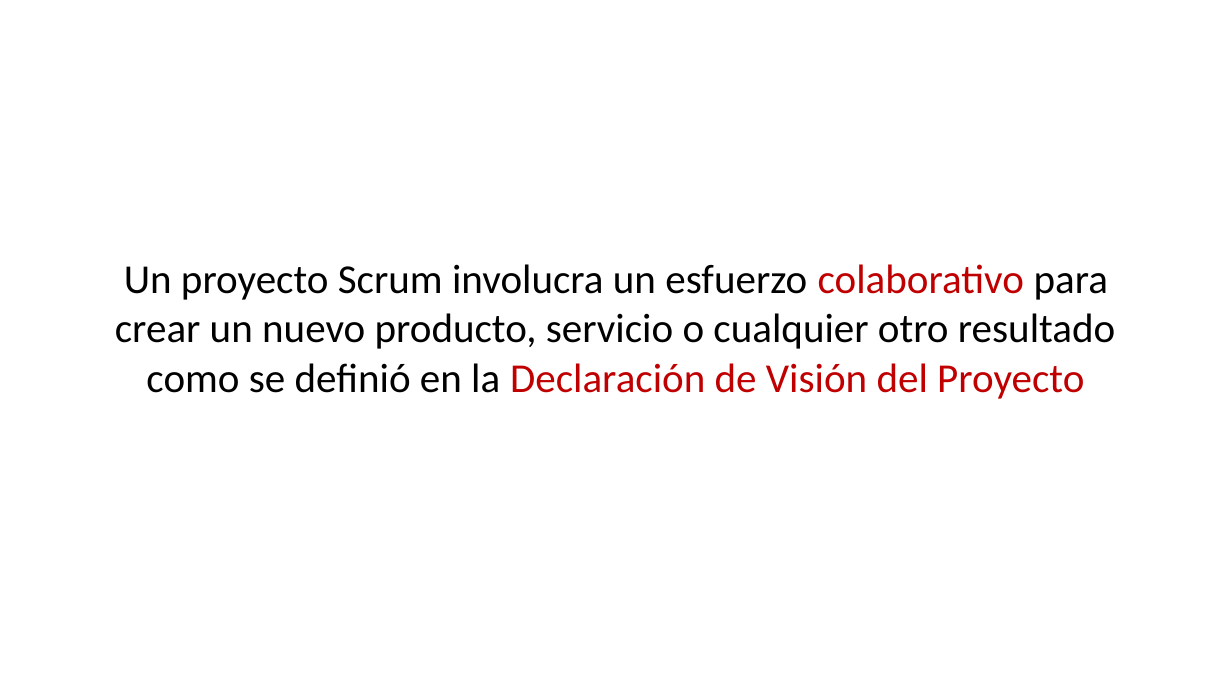
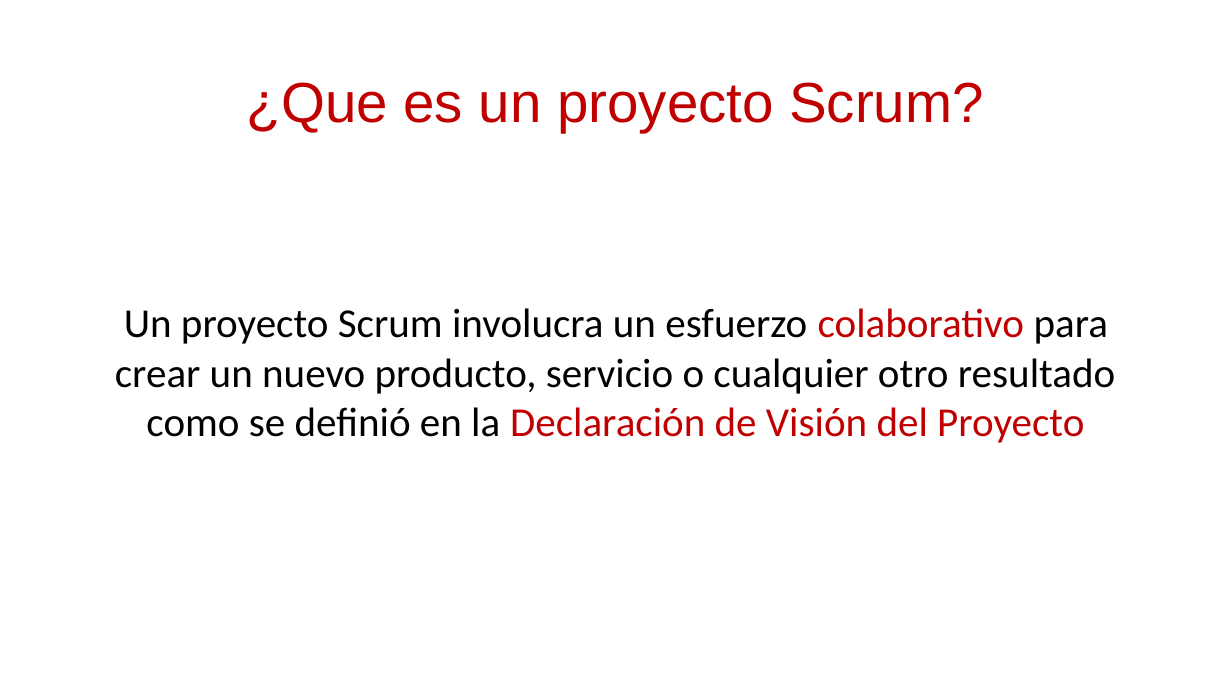
Before and after one commit to daniiel/cursos, a slide deck: slide 23 of Scrum/introduccion a scrum.pptx (slide 25 before the commit). Drawn at 1232x693 pixels with LibreOffice and Linux fonts; fonts in the diff are those of the drawing. Boxes give left, top, right and bottom in pixels: in the first picture for what was removed or moved away, otherwise in the second. Text is boxed around its words. In the diff, an @@ line names an element or a change of style, - is before the commit and + after.

```diff
--- a/Scrum/introduccion a scrum.pptx
+++ b/Scrum/introduccion a scrum.pptx
@@ title added at (247, 82, 983, 132), 44 pt, text #C00000 @@
+¿Que es un proyecto Scrum?
@@ text "Un proyecto Scrum involucra un ...": place and size @@
-text "Un proyecto Scrum involucra un ..." at (115, 264, 1115, 399)
+text "Un proyecto Scrum involucra un ..." at (115, 308, 1115, 443)
```
Also in this commit, not shown: 16 other slides changed, 2 slides removed, 4 other files.
